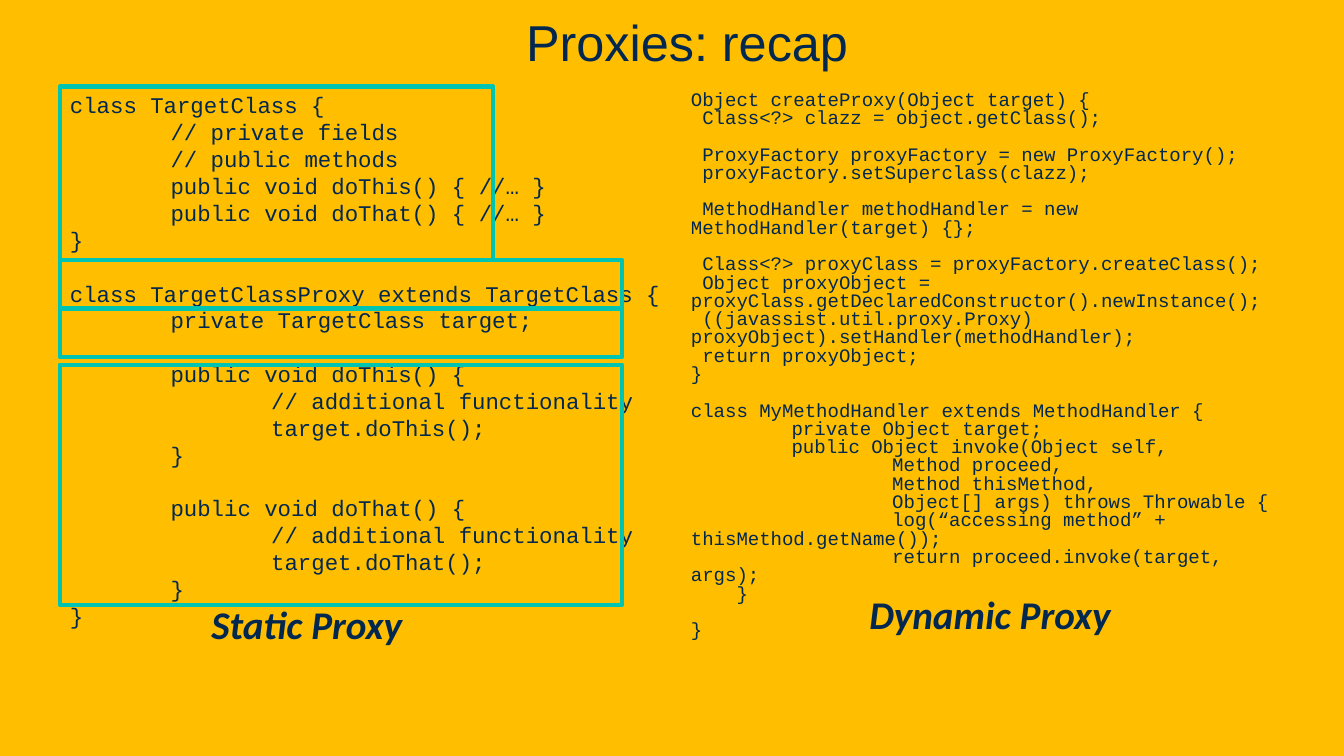
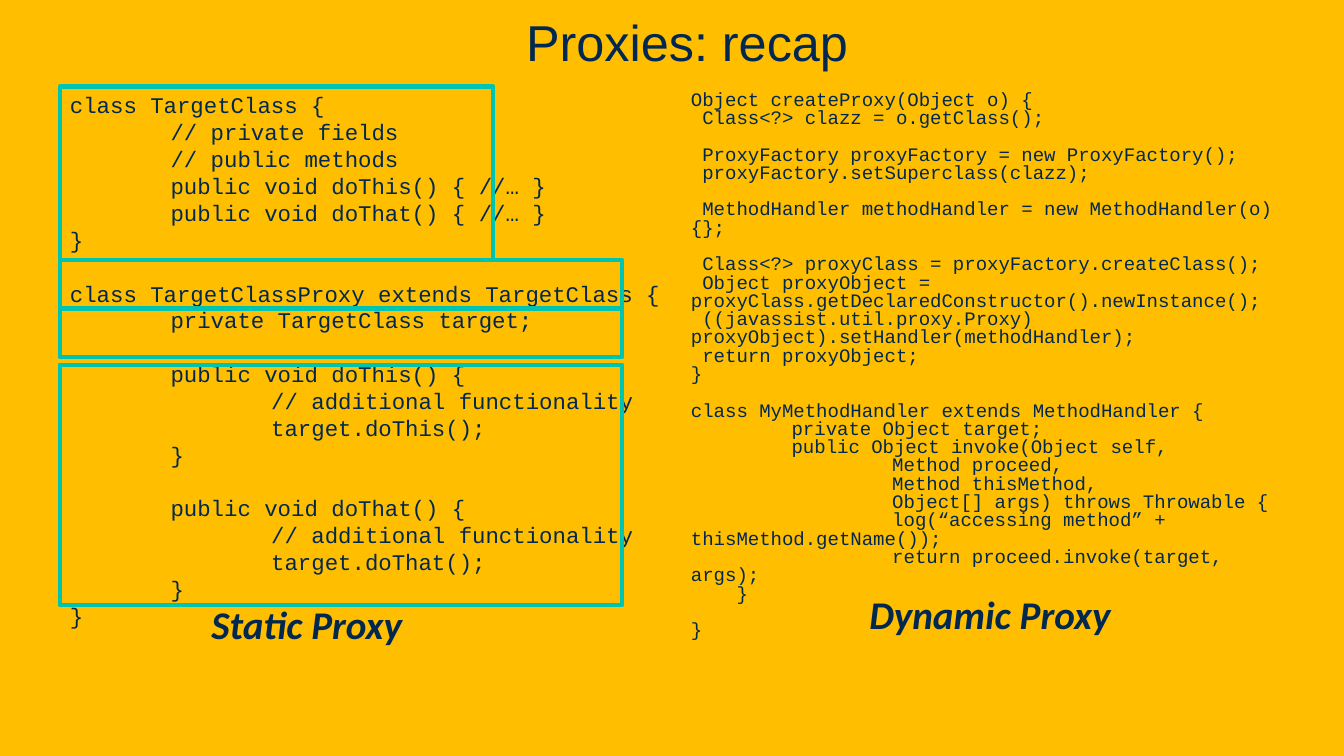
Before and after one commit to davsec-teaching/ECS_160, a slide deck: slide 89 of slides/Reflection.pptx. Drawn at 1344x756 pixels with LibreOffice and Linux fonts; fonts in the diff are those of the drawing; background and template pictures are left out. Boxes give left, top, right and bottom in pixels: in the first picture for what was removed or moved away, otherwise in the second. Text is boxed around its words. In the diff, an @@ line names an element or a change of style, - is before the commit and + after.

```diff
--- a/slides/Reflection.pptx
+++ b/slides/Reflection.pptx
@@ text at (691,92,1044,128): text changed @@
-Object createProxy(Object target) {
-Class<?> clazz = object.getClass();
+Object createProxy(Object o) {
+Class<?> clazz = o.getClass();
@@ text at (702,202,1272,222): text changed @@
-MethodHandler methodHandler = new MethodHandler(target) {};
+MethodHandler methodHandler = new MethodHandler(o) {};
```
Also in this commit, not shown: 16 other slides changed, 1 other file.
